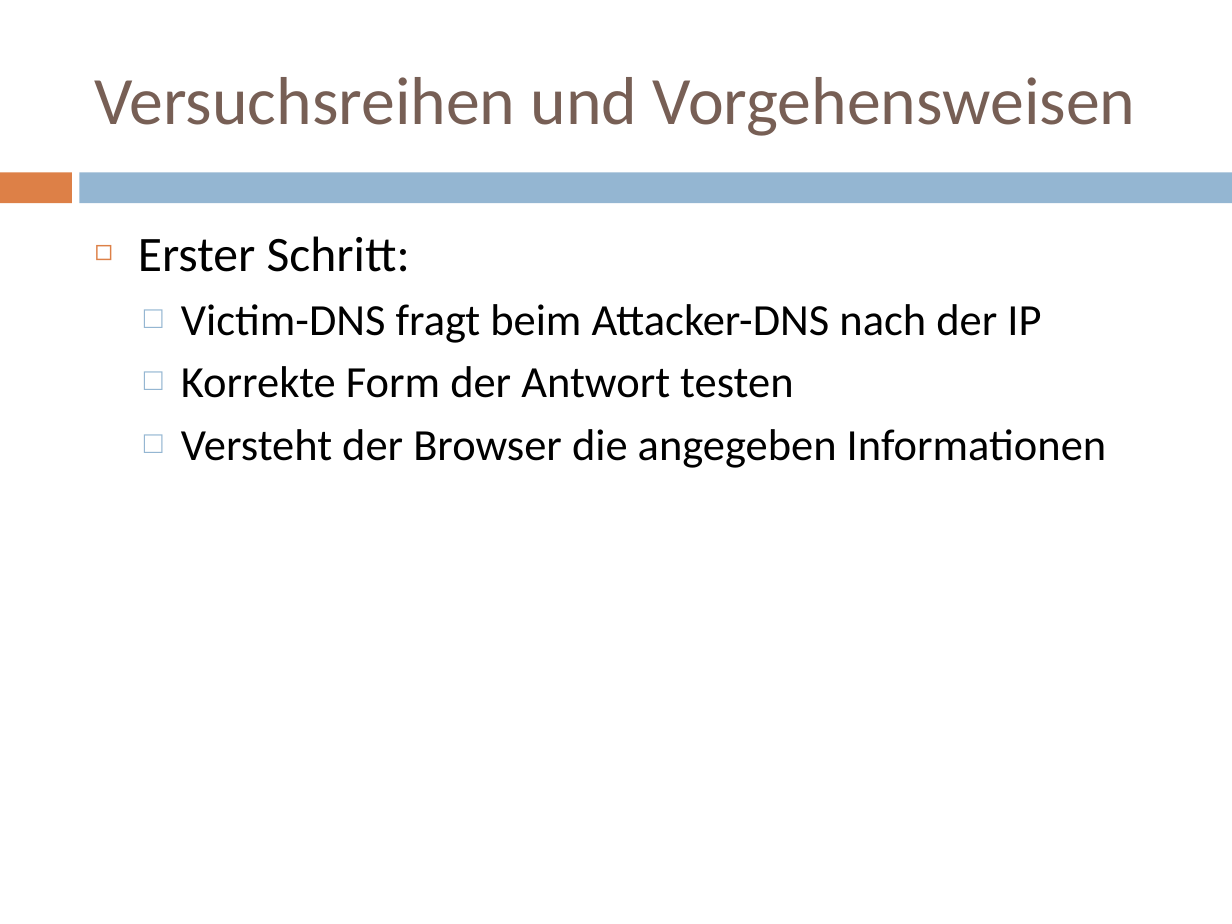
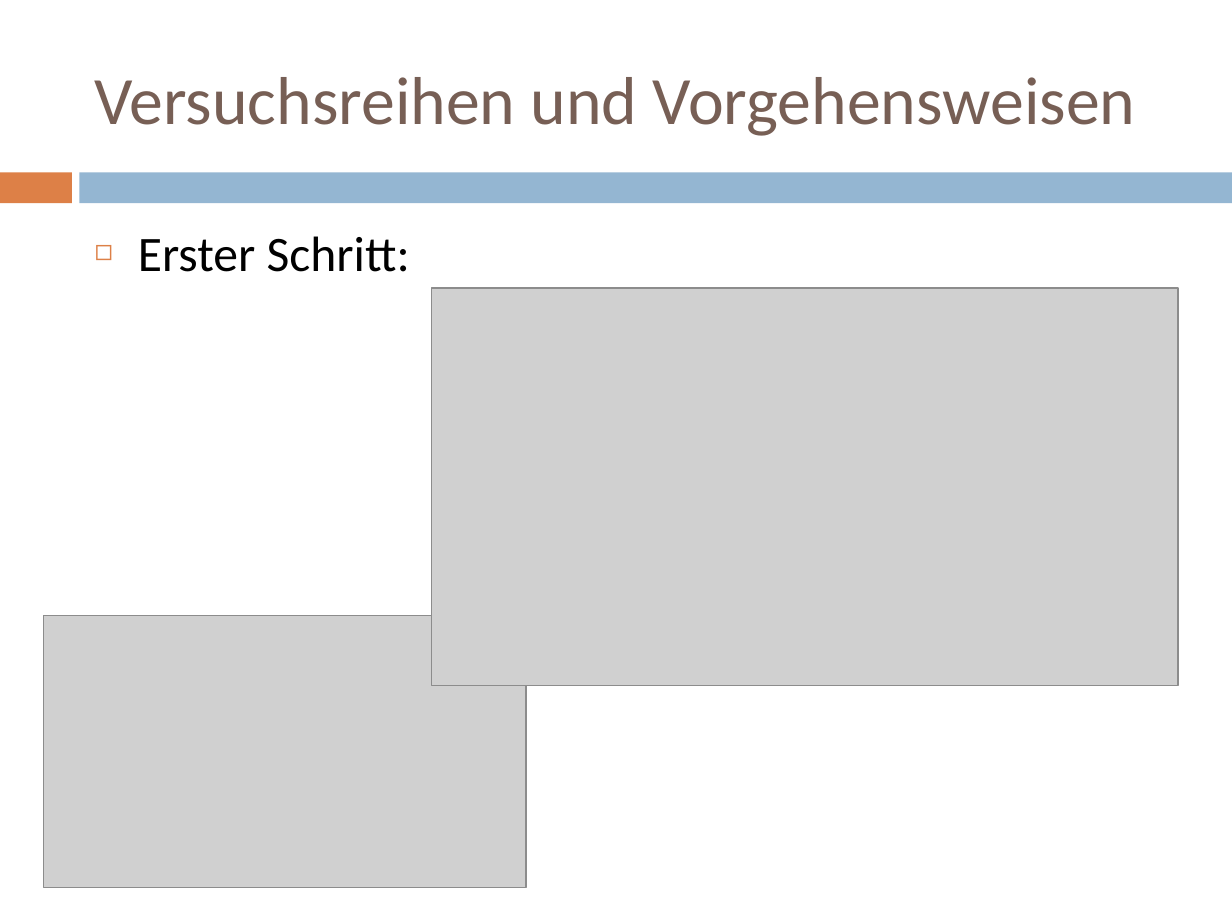
Before and after one commit to doctordebug/Hackerpraktikum, a slide deck: slide 13 of Präsentationen/PT3.pptx (slide 12 before the commit). Drawn at 1232x924 pixels with LibreOffice and Linux fonts; fonts in the diff are those of the drawing; grey boxes stand for pictures. Boxes give left, top, right and bottom in pixels: in the first picture for what was removed or moved away, otherwise in the second. Text is boxed around its words. In the diff, an @@ line names an element or a change of style, - is before the commit and + after.

```diff
--- a/Präsentationen/PT3.pptx
+++ b/Präsentationen/PT3.pptx
@@ picture added at (431, 288, 1178, 686) @@
@@ text at (181, 304, 1106, 468): paragraphs removed @@
-  □ Victim-DNS fragt beim Attacker-DNS nach der IP
-  □ Korrekte Form der Antwort testen
-  □ Versteht der Browser die angegeben Informationen
@@ picture added at (43, 616, 526, 887) @@
```
Also in this commit, not shown: 1 other slide changed, 4 slides added.
